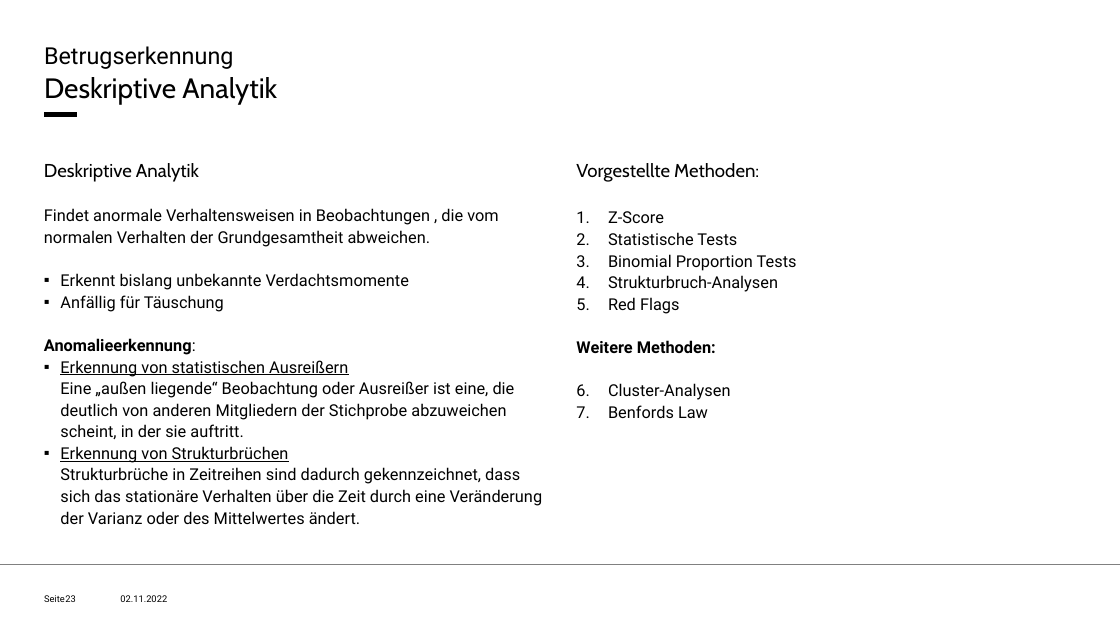
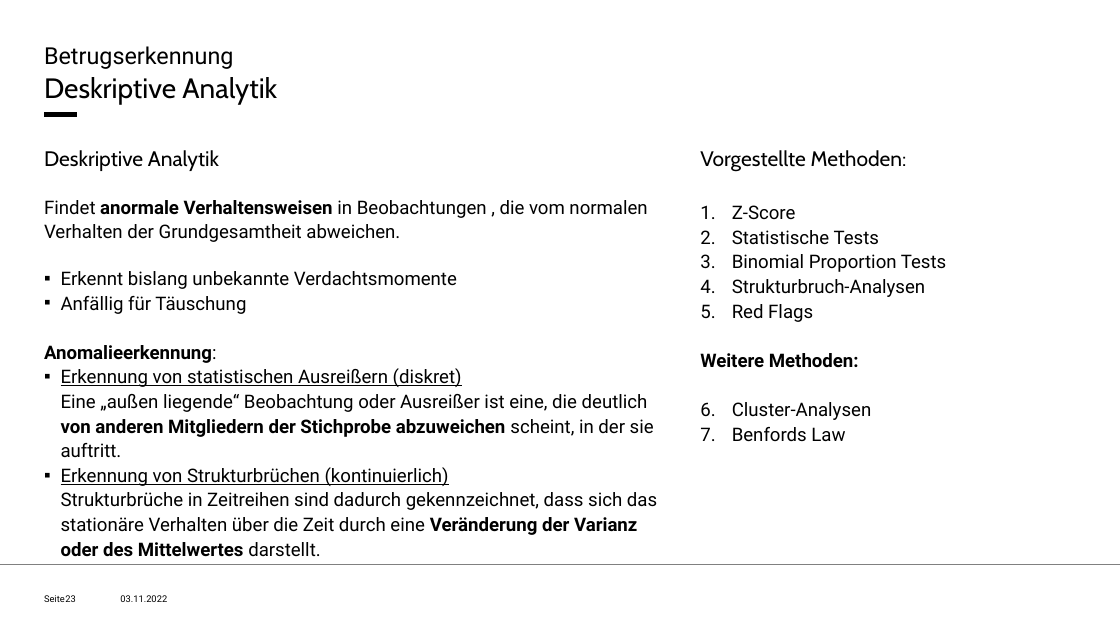
Before and after one commit to benjamin-adrian/fraud_detection_example, a slide deck: slide 23 of fraud_detection_lecture.pptx. Drawn at 1120x630 pixels with LibreOffice and Linux fonts; fonts in the diff are those of the drawing. Boxes give left, top, right and bottom in pixels: in the first picture for what was removed or moved away, otherwise in the second. Text is boxed around its words. In the diff, an @@ line names an element or a change of style, - is before the commit and + after.

```diff
--- a/fraud_detection_lecture.pptx
+++ b/fraud_detection_lecture.pptx
@@ text "Deskriptive Analytik": place and size @@
-text "Deskriptive Analytik" at (44, 163, 543, 524)
+text "Deskriptive Analytik" at (44, 150, 657, 557)
@@ text "Vorgestellte Methoden:": place and size @@
-text "Vorgestellte Methoden:" at (576, 163, 797, 418)
+text "Vorgestellte Methoden:" at (700, 150, 946, 442)
@@ text "Vorgestellte Methoden:" at (700, 150, 946, 442): size 16 to 18 pt in "Vorgestellte Methoden:"; size 14 to 16 pt in "Z-Score", "Statistische Tests", "Binomial Proportion Tests", "Strukturbruch-Analysen" and 4 more places @@
@@ text at (44, 150, 654, 457): size 16 to 18 pt in "Deskriptive Analytik"; size 14 to 16 pt in "Findet anormale Verhaltensweisen in Beobachtungen , die ...", "Erkennt bislang unbekannte Verdachtsmomente", "Anfällig für Täuschung", "Anomalieerkennung:" and 1 more places; bold on in "anormale Verhaltensweisen", "von anderen Mitgliedern der Stichprobe abzuweichen" @@
@@ text at (61, 368, 462, 387): text changed; size 14 to 16 pt @@
-      ▪ Erkennung von statistischen Ausreißern
+      ▪ Erkennung von statistischen Ausreißern (diskret)
@@ text at (61, 467, 657, 557): text changed; size 14 to 16 pt @@
-      ▪ Erkennung von Strukturbrüchen
-        Strukturbrüche in Zeitreihen sind dadurch gekennzeichnet, dass sich das stationäre Verhalten über die Zeit durch eine Veränderung der Varianz oder des Mittelwertes ändert.
+      ▪ Erkennung von Strukturbrüchen (kontinuierlich)
+        Strukturbrüche in Zeitreihen sind dadurch gekennzeichnet, dass sich das stationäre Verhalten über die Zeit durch eine Veränderung der Varianz oder des Mittelwertes darstellt.
```
Also in this commit, not shown: 34 other slides changed, 2 other files.
